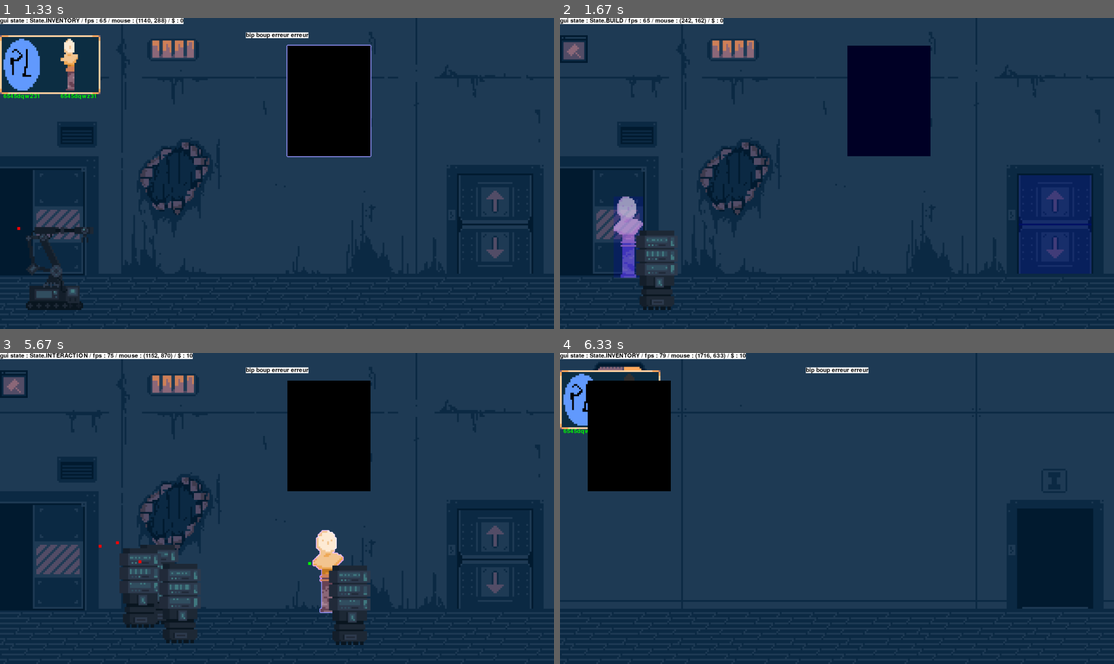
Above: before the commit, frames 1-4 (two rows, left to right).
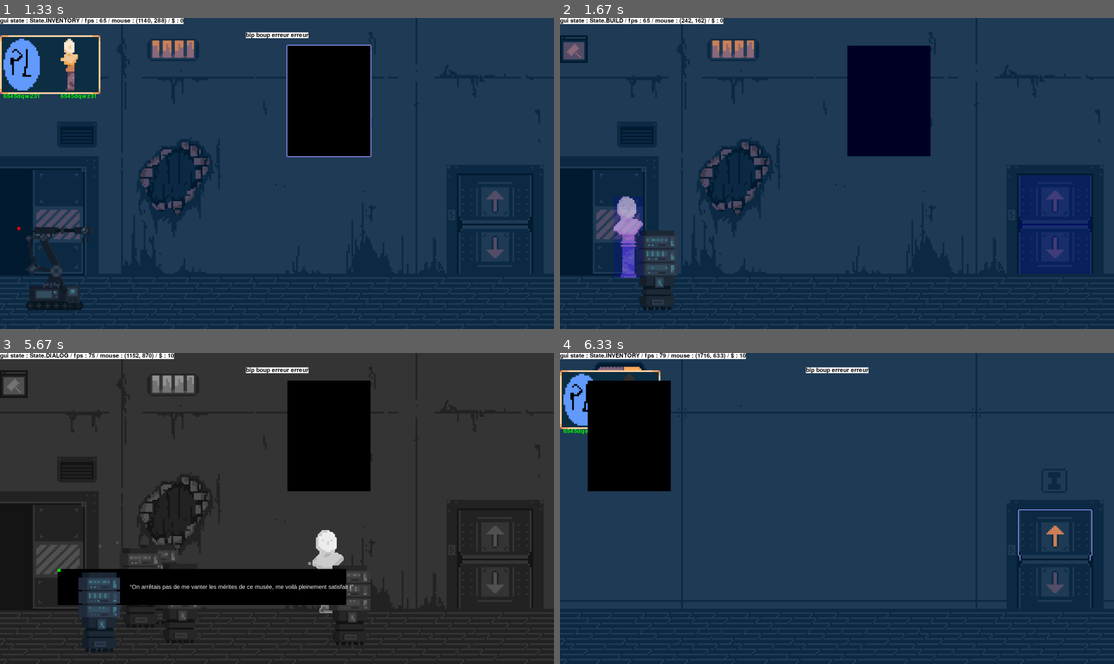
Above: after the commit, the same moments.

Repository: PouchyCorp/TrophNSI
Game: pygame game, started from sources/main.py
Two runs of this game, one before a commit and one after it. Both use one fixed random seed, a clock stepped at 60 frames per second and the inputs below.
Inputs (mouse positions are in pixels of both pictures, inside the frame that each line leads up to):
- Up to frame 1 (1.33 s): click (326, 101) at 0.38 s; hold Up 0.67-1.13 s; tap Space at 0.73, 1.03, 1.23 s; tap  at 0.82 s; hold Down from 1.17 s (still down); tap B at 1.32 s
- Up to frame 2 (1.67 s): release Down at 1.47 s; click (632, 64) at 1.55 s
- Up to frame 3 (5.67 s): click (326, 436) at 1.88 s; hold Up 2.17-2.53 s; tap Space at 2.23, 2.63, 3.37, 3.7, 4.03, 4.43, 4.83, 5.17 s; tap B at 2.32, 3.45, 4.52 s; hold Down 2.57-2.93 s; click (193, 601) at 3.02 s; hold Up 3.3-3.6 s; hold Down 3.63-3.93 s; hold Up 3.97-4.33 s; tap  at 4.12, 5.25 s; hold Down 4.37-4.73 s; hold Up 4.77-5.07 s; hold Down 5.1-5.4 s; click (332, 601) at 5.48 s
- Up to frame 4 (6.33 s): click (1053, 533) at 5.82 s; hold Up from 6.1 s (still down); tap Space at 6.17 s; tap  at 6.25 s

Frame 1 is identical in both runs. In frame 2, 0.2% of the frame differs, in the area x 13-15%, y 68-84%; in frame 3, 89%, in the area x 0-100%, y 0-100%; in frame 4, 1.8%.

Commit message:
dialogue test

Diff:
--- a/sources/main.py
+++ b/sources/main.py
@@ -22,6 +22,7 @@
 from room_config import R0, R1, R2, R3, ROOMS
 from objects.timermanager import TimerManager
 import objects.sprite as sprite
+from objects.dialogue import Dialogue
 import time
 
 def render_popups():
@@ -41,6 +42,7 @@
     INVENTORY = auto()
     PAINTING = auto()
     PLACING_CHIP = auto()
+    DIALOG = auto()
 
 TIMER = TimerManager()
 
@@ -60,6 +62,11 @@
 
 build_mode: BuildMode = BuildMode()
 destruction_mode: DestructionMode = DestructionMode()
+
+test=Dialogue('data\dialogue.txt')
+test.load_save()
+a=test.random_dialogue()
+dit=test.load_dialogue(a)
 
 test_painting = Canva()
 filtre =pg.Surface((1920,1080))
@@ -203,14 +210,16 @@
                                             moulaga += money_per_robot
                                         elif placeable.name == 'react_placeable':
                                             #lance le dialogue
-
+                                            gui_state = State.DIALOG
+                                            test.bot_surf = hivemind.react_bot_pointer.surf.copy()
                                             hivemind.react_bot_pointer.remove_placeable(ROOMS)
                                             #clear react_bot_pointer
                                             hivemind.react_bot_pointer = None
-                                            print('uwu')
                                     case _:
                                         popups.append(
                                             Popup('bip boup erreur erreur'))
+                    case State.DIALOG:
+                        gui_state = State.INTERACTION
 
                     case State.PAINTING:
                         chip = Chip(chip_inventory.select_chip(mouse_pos),["black"])
@@ -247,6 +256,10 @@
         current_room.draw_placed(WIN)
         WIN.blit(filtre,(0,0))
 
+        hivemind.order_inline_bots()
+        hivemind.update_bots_ai(ROOMS, TIMER)
+        hivemind.draw(WIN, current_room_num=current_room.num)
+
         match gui_state:
             case State.BUILD:
                 mouse_pos_coord = Coord(current_room.num, (mouse_x - build_mode.get_width() // 2, mouse_y - build_mode.get_height() // 2))
@@ -261,11 +274,9 @@
             case State.INTERACTION:
                 hivemind.create_last_bot_clickable()
 
-        hivemind.order_inline_bots()
-        hivemind.update_bots_ai(ROOMS, TIMER)
-        hivemind.draw(WIN, current_room_num=current_room.num)
-
-
+            case State.DIALOG:
+                pg.transform.grayscale(WIN, WIN)
+                test.show(WIN, dit)
         # drawed last
         render_popups()
         pg.display.flip()
--- a/sources/objects/dialogue.py
+++ b/sources/objects/dialogue.py
@@ -8,10 +8,11 @@
     def __init__(self, fichier):    #nécessite de donner le chemin exacte du fichier
         self.fichier=fichier
         #self.screen=screen    screen
-        self.avatar= pygame.image.load('data\Fond.png')
+        self.avatar= pygame.image.load('data\Fond.png').convert_alpha()
         self.texte=[]
         self.number=None
         self.format = pygame.font.SysFont("Arial", 20)
+        self.bot_surf = None
 
 
     def load_save(self):
@@ -33,14 +34,12 @@
 
 # A pour vocation de disparaitre
 
-    def show(self, screen, talked, robot):
+    def show(self, screen, talked):
 
         txtsurf = self.format.render(talked, True, (255,255,255))
-        screen.blit(self.avatar, (200, 200)) #a recadrer
-        screen.blit(robot, (200, 200)) #a recadrer
-        screen.blit(txtsurf,(200, 200)) #a recadrer
-
-        pygame.display.flip()
+        screen.blit(pygame.Surface((1000,125)), (200, 750)) #a recadrer
+        screen.blit(self.bot_surf, (200, 750)) #a recadrer
+        screen.blit(txtsurf,(450, 800)) #a recadrer
 
     def random_dialogue(self):
         self.number=randint(0, len(self.texte))
